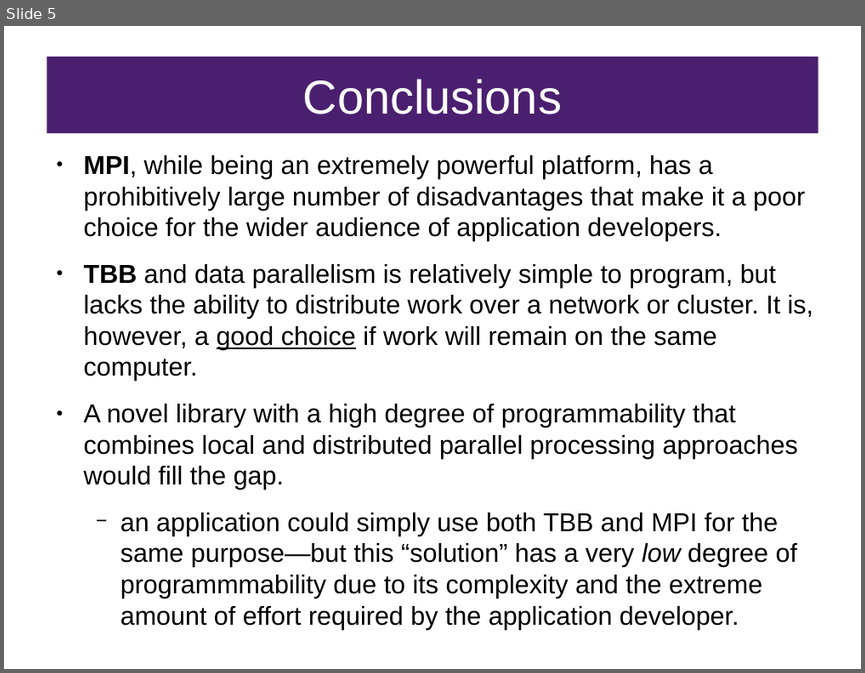
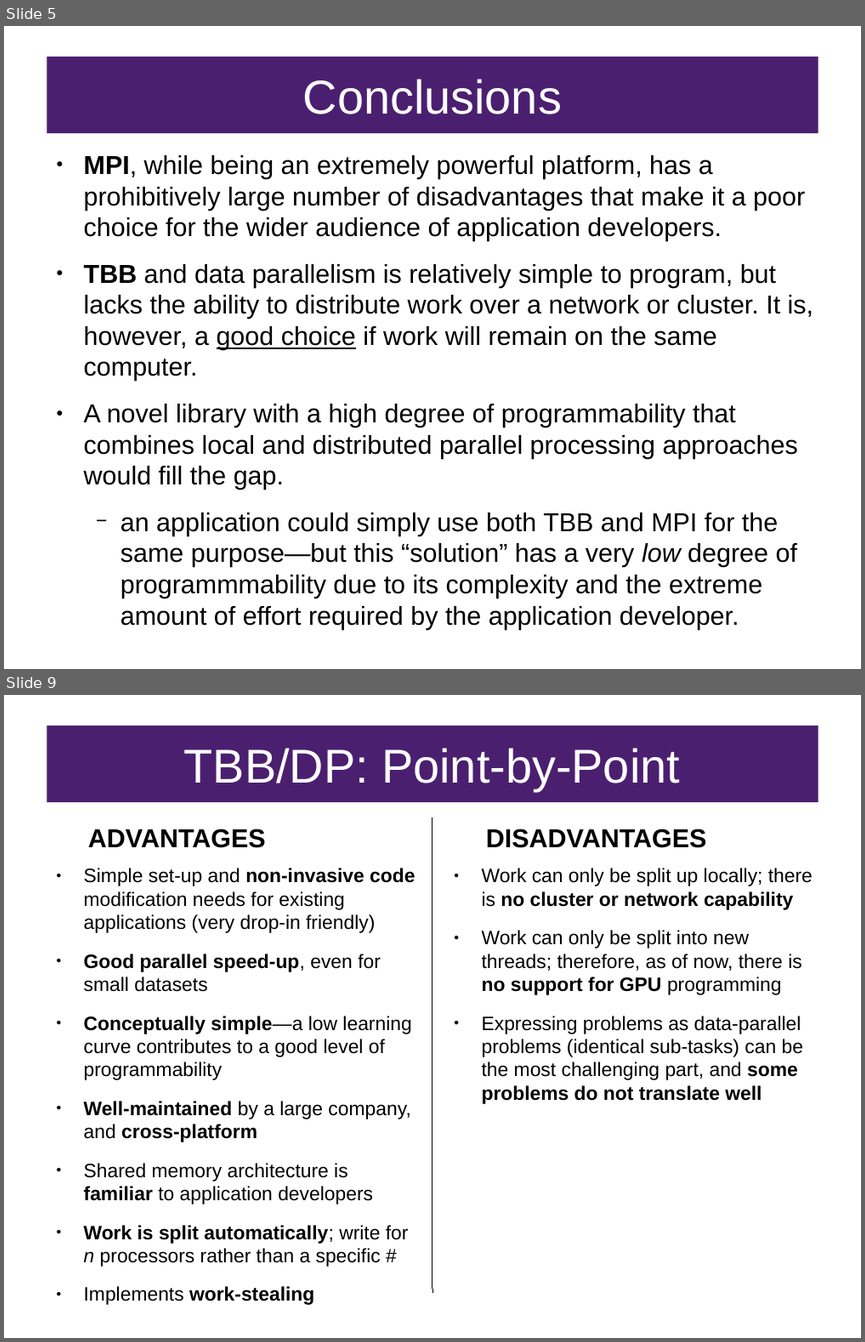
Before and after one commit to FractalDesigns/cowichan-1, a slide deck: poster/slides.odp. Shown one above the other, each under a label of ours: slide 5 before the commit, slides 5 and 9 after it; the slides between them are not shown. The pictures are 865x673 and 865x1342 pixels, drawn with LibreOffice and Linux fonts; fonts in the diff are those of the drawing. Boxes give left, top, right and bottom in pixels: in the first picture for what was removed or moved away, otherwise in the second. Text is boxed around its words. In the diff, an @@ line names an element or a change of style, - is before the commit and + after.

```diff
--- a/poster/slides.odp
+++ b/poster/slides.odp
@@ slide 9 added at (4,695,861,1338), background #FFFFFF @@
@@ title added at (46,726,818,801), fill #4B1F6F, 44 pt, text #FFFFFF @@
+TBB/DP: Point-by-Point
@@ line added from (432, 817) to (432, 1292), #000000 0 pt @@
@@ text added at (88,828,266,848), 24 pt, text #000000, bold @@
+ADVANTAGES
@@ text added at (486,828,707,848), 24 pt, text #000000, bold @@
+DISADVANTAGES
@@ text added at (84,868,415,1304), 18 pt, text #000000 @@
+● Simple set-up and non-invasive code modification needs for existing applications (very drop-in friendly)
+● Good parallel speed-up, even for small datasets
+● Conceptually simple—a low learning curve contributes to a good level of programmability
+● Well-maintained by a large company, and cross-platform
+● Shared memory architecture is familiar to application developers
+● Work is split automatically; write for n processors rather than a specific #
+● Implements work-stealing
@@ text added at (482,868,812,1104), 18 pt, text #000000 @@
+● Work can only be split up locally; there is no cluster or network capability
+● Work can only be split into new threads; therefore, as of now, there is no support for GPU programming
+● Expressing problems as data-parallel problems (identical sub-tasks) can be the most challenging part, and some problems do not translate well
```
Also in this commit, not shown: 1 slide changed, 3 other slides added.
